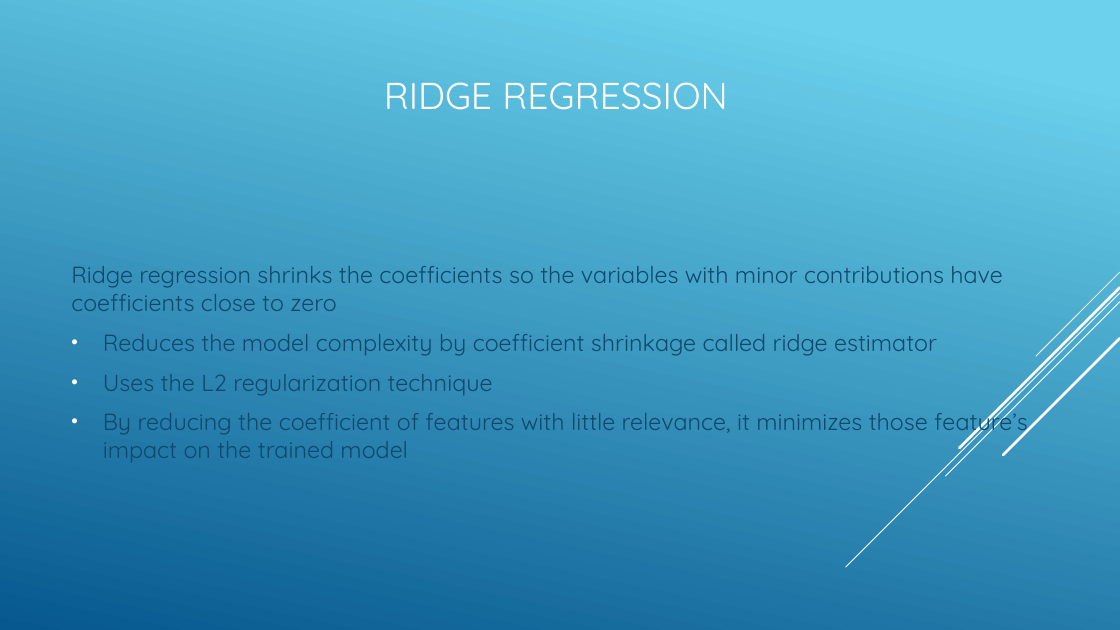
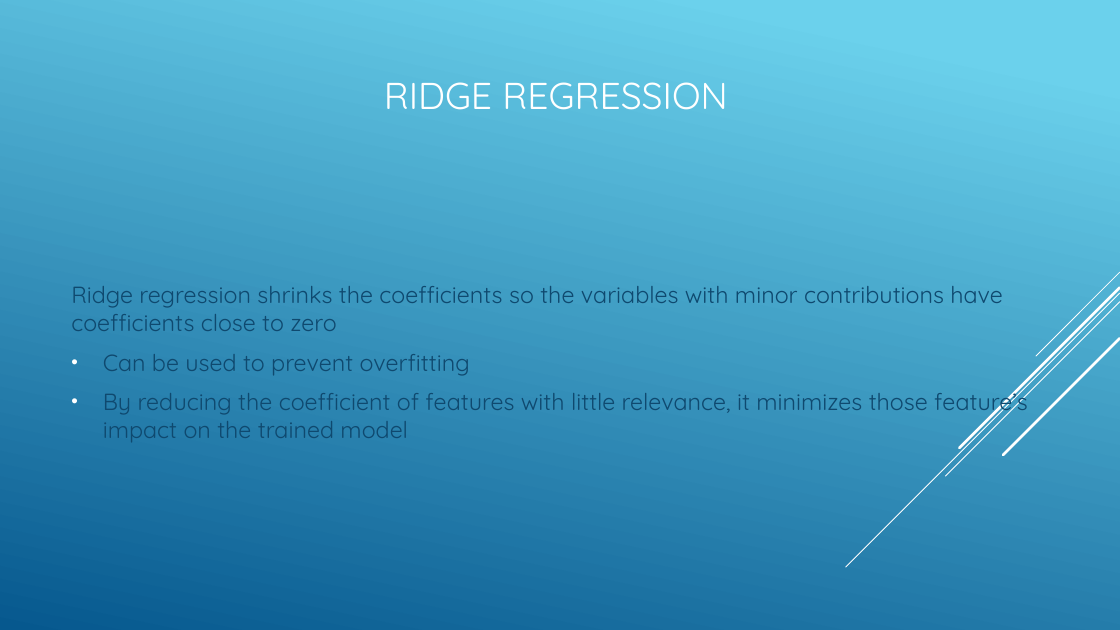
Before and after one commit to efuller11/Thinkful, a slide deck: slide 16 of New York Education System capstone.pptx (slide 18 before the commit). Drawn at 1120x630 pixels with LibreOffice and Linux fonts; fonts in the diff are those of the drawing. Boxes give left, top, right and bottom in pixels: in the first picture for what was removed or moved away, otherwise in the second. Text is boxed around its words. In the diff, an @@ line names an element or a change of style, - is before the commit and + after.

```diff
--- a/New York Education System capstone.pptx
+++ b/New York Education System capstone.pptx
@@ text at (103, 354, 470, 376): text changed @@
-• Reduces the model complexity by coefficient shrinkage called ridge estimator
-• Uses the L2 regularization technique
+• Can be used to prevent overfitting
```
Also in this commit, not shown: 14 other slides changed.
